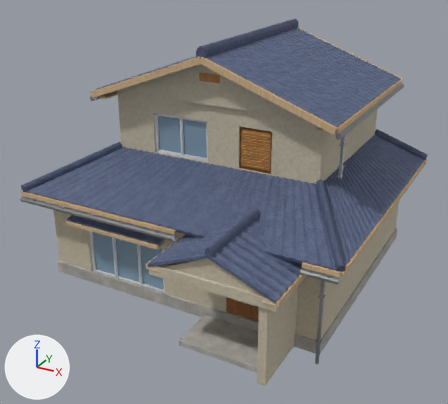
The glTF model public/models/house.glb as it was, and as the next commit left it.
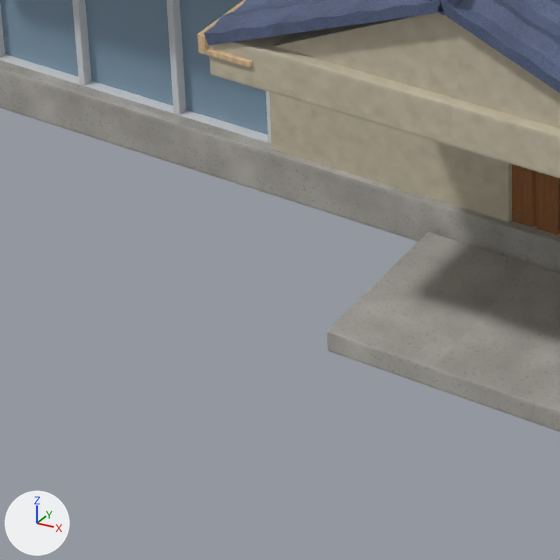
There are two pictures of each version: one whole from a 50 mm lens placed at (8.22, -15.78, 9.62), pointed at (0.16, -1.11, 2.28), one close up on the part from 21% to 53% of the width and 63% to 99% of the height. Lighting does not change. The marker at lower left points along +X, +Y and +Z. The last two pictures show the newer version. Where no turn or scale is listed for an object, it has been applied to the vertices. Vertices at exactly the same position are counted once.

The first close-up shows 'apron_back', 'front_door_case_left', 'front_door_leaf', 'front_door_light', 'gable_wall_back', 'plinth' and 3 more.
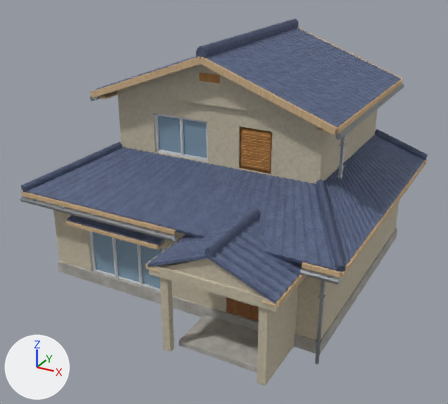
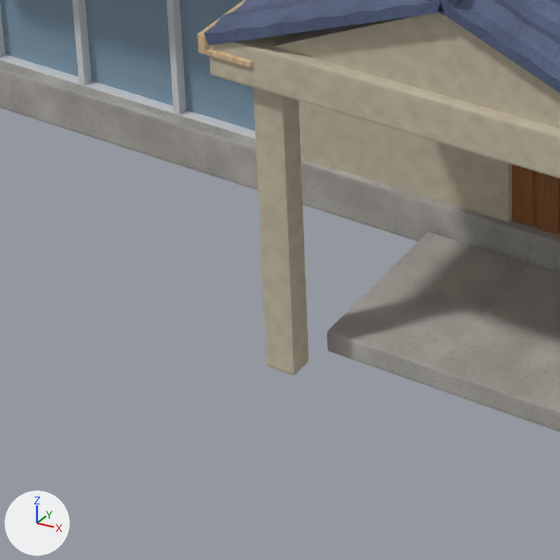
Pixel boxes [x1, y1, x2, y2] of what changed, in the close-ups (560 x 560 px):
'gable_wall_back', reshaped: before [209, 13, 560, 222]; after [209, 13, 560, 375]
part 1 of me_gable_wall_back, added: after [253, 36, 309, 375]

Patch to the scene script:
```diff
--- a/public/models/house.glb.py
+++ b/public/models/house.glb.py
@@ me_gable_wall_back @@
 # used by ob_gable_wall_back; location = (0.0, -0.907, 3.273)
-me_gable_wall_back.from_pydata(...)  # 290 vertices, 552 faces; spans x -4.2..4.2, y -4.52..4.52, z -3.27..3.27
+me_gable_wall_back.from_pydata(...)  # 346 vertices, 660 faces; spans x -4.2..4.2, y -4.52..4.52, z -3.27..3.27
+# me_gable_wall_back part 1: a new loose piece of 56 vertices spanning x 0.74..0.96, y -4.42..-4.24, z -3.27..-0.85, in mat_house_stucco
 me_gable_wall_back.materials.append(mat_house_stucco)
```
